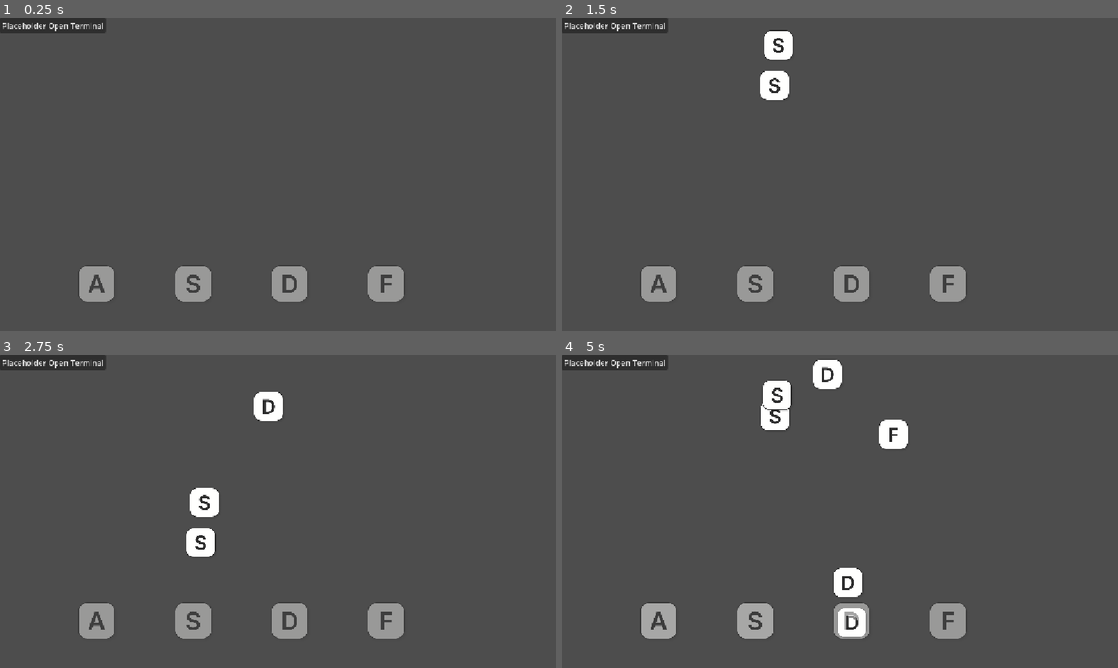
Above: before the commit, frames 1-4 (two rows, left to right).
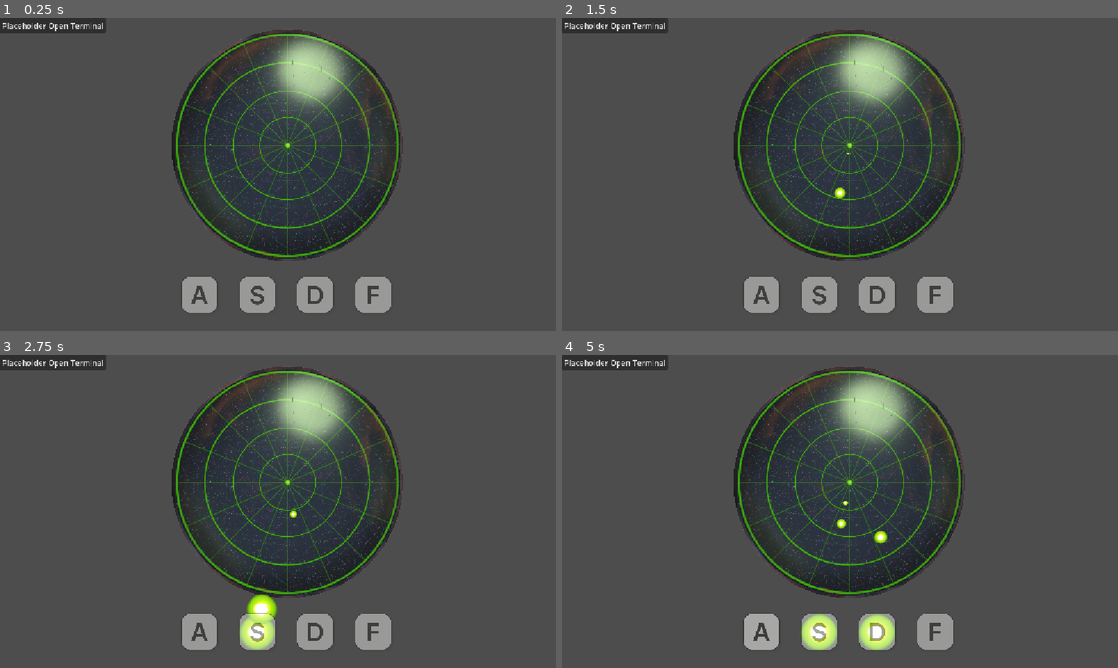
Above: after the commit, the same moments.

Repository: Game-Jam-Studio/Brackeys-Jam-2026.2
Game: Godot game, scene res://Levels/rhythmMinigame.tscn
Same seed, same stepped clock (60 frames per second), same inputs: the game is played once before the commit and once after it. This scene is started directly instead of the project's main scene.
Inputs (mouse positions are in pixels of both pictures, inside the frame that each line leads up to):
- Up to frame 1 (0.25 s): no input
- Up to frame 2 (1.5 s): click "Placeholder Open Terminal" at 0.5 s; tap Enter at 1.25 s; move the mouse to (962, 158) at 1.27 s; hold E (interact) from 1.28 s (still down); click (962, 158) at 1.42 s
- Up to frame 3 (2.75 s): release E (interact) at 2 s; drag from (166, 527) to (205, 470) at 2.02 s
- Up to frame 4 (5 s): move the mouse to (895, 442) at 2.77 s; hold E (interact) 2.78-3.5 s; drag from (812, 574) to (834, 439) at 3.52 s; move the mouse to (1006, 558) at 4.27 s; hold A from 4.28 s (still down); hold E (interact) from 4.28 s (still down)

The runs differ from the first frame. In frame 1, 24% of the frame differs, in the area x 14-73%, y 3-95%; in frame 2, 25%; in frame 3, 25%; in frame 4, 25%, in the area x 14-73%, y 1-95%.
Error in both runs: Attempt to call function 'pause' in base 'null instance' on a null instance. (res://Scripts/Common/terminal_ui_manager.gd:34)

Commit message:
imported rhythm game assets & updated minigame
I even though we've switched to a single texture, I just replaced the existing texture with that one rather than properly refactoring. I moved the note spawn points to the center point of the art, and scale the notes as they approach the destination

Diff:
--- a/brackeys-jam-2026.2/Levels/rhythmMinigame.tscn
+++ b/brackeys-jam-2026.2/Levels/rhythmMinigame.tscn
@@ -9,6 +9,7 @@
 [ext_resource type="Texture2D" uid="uid://boquoxdoxkkjd" path="res://Art/2D/Placeholder/D.png" id="7_h250t"]
 [ext_resource type="Script" uid="uid://cwh5x8inuut8g" path="res://JonathanJunk/open_terminal_button.gd" id="8_4wcyy"]
 [ext_resource type="Texture2D" uid="uid://cd8dj1lrnkyqh" path="res://Art/2D/Placeholder/F.png" id="8_6p81i"]
+[ext_resource type="Texture2D" uid="uid://bg8gg2m3u81aw" path="res://Art/2D/Rhythm/base_sane.png" id="10_h250t"]
 
 [node name="Control" type="Control" unique_id=917470935]
 layout_mode = 3
@@ -34,41 +35,41 @@
 [node name="NoteSpawns" type="Node" parent="." unique_id=2071971942]
 
 [node name="spawn4" type="Node2D" parent="NoteSpawns" unique_id=1676008687]
-position = Vector2(650, 40)
+position = Vector2(596, 264)
 
 [node name="spawn3" type="Node2D" parent="NoteSpawns" unique_id=2063829193]
-position = Vector2(550, 40)
+position = Vector2(596, 264)
 
 [node name="spawn2" type="Node2D" parent="NoteSpawns" unique_id=937573812]
-position = Vector2(450, 40)
+position = Vector2(596, 264)
 
 [node name="spawn" type="Node2D" parent="NoteSpawns" unique_id=1890805705]
-position = Vector2(350, 40)
+position = Vector2(596, 264)
 
 [node name="NoteDestinations" type="Node" parent="." unique_id=418239248]
 
 [node name="destination" parent="NoteDestinations" unique_id=1104253604 node_paths=PackedStringArray("noteManager") instance=ExtResource("3_irvol")]
-position = Vector2(200, 550)
+position = Vector2(413, 573)
 noteTexture = ExtResource("5_irvol")
 normalColor = Color(1, 1, 1, 0.5058824)
 noteManager = NodePath("../../NoteManager")
 
 [node name="destination2" parent="NoteDestinations" unique_id=611207214 node_paths=PackedStringArray("noteManager") instance=ExtResource("3_irvol")]
-position = Vector2(400, 550)
+position = Vector2(533, 573)
 key = 83
 noteTexture = ExtResource("6_irvol")
 normalColor = Color(1, 1, 1, 0.5058824)
 noteManager = NodePath("../../NoteManager")
 
 [node name="destination3" parent="NoteDestinations" unique_id=2023369719 node_paths=PackedStringArray("noteManager") instance=ExtResource("3_irvol")]
-position = Vector2(600, 550)
+position = Vector2(653, 573)
 key = 68
 noteTexture = ExtResource("7_h250t")
 normalColor = Color(1, 1, 1, 0.5058824)
 noteManager = NodePath("../../NoteManager")
 
 [node name="destination4" parent="NoteDestinations" unique_id=171437335 node_paths=PackedStringArray("noteManager") instance=ExtResource("3_irvol")]
-position = Vector2(800, 550)
+position = Vector2(773, 573)
 key = 70
 noteTexture = ExtResource("8_6p81i")
 normalColor = Color(1, 1, 1, 0.5058824)
@@ -91,4 +92,9 @@
 text = "Placeholder Open Terminal"
 script = ExtResource("8_4wcyy")
 
+[node name="CircleSane" type="Sprite2D" parent="." unique_id=1390548275]
+position = Vector2(596, 264)
+scale = Vector2(0.3, 0.3)
+texture = ExtResource("10_h250t")
+
 [connection signal="pressed" from="Example/Button" to="Example/Button" method="_on_pressed"]
--- a/brackeys-jam-2026.2/Prefabs/Actors/notePrefab.tscn
+++ b/brackeys-jam-2026.2/Prefabs/Actors/notePrefab.tscn
@@ -1,17 +1,15 @@
 [gd_scene format=3 uid="uid://kgm86s8gbmrx"]
 
 [ext_resource type="Script" uid="uid://dxv86c0pnj0fb" path="res://Scripts/Rhythm/note.gd" id="1_rd4ew"]
-[ext_resource type="Texture2D" uid="uid://bmcu7rw8276xn" path="res://Art/2D/Placeholder/S.png" id="3_rd4ew"]
-[ext_resource type="Texture2D" uid="uid://boquoxdoxkkjd" path="res://Art/2D/Placeholder/D.png" id="4_4dpm3"]
-[ext_resource type="Texture2D" uid="uid://cd8dj1lrnkyqh" path="res://Art/2D/Placeholder/F.png" id="5_owrj4"]
+[ext_resource type="Texture2D" uid="uid://ldafxp1nvghn" path="res://Art/2D/Rhythm/note_sane.png" id="2_sx81s"]
 [ext_resource type="Texture2D" uid="uid://bes1nmdmcooi4" path="res://Art/2D/Placeholder/A.png" id="6_4dpm3"]
 
 [sub_resource type="RectangleShape2D" id="RectangleShape2D_03pib"]
 
 [node name="Note" type="Node2D" unique_id=1536908028]
-scale = Vector2(0.8, 0.8)
+scale = Vector2(0.6, 0.6)
 script = ExtResource("1_rd4ew")
-noteTextures = Array[Texture2D]([ExtResource("6_4dpm3"), ExtResource("3_rd4ew"), ExtResource("4_4dpm3"), ExtResource("5_owrj4")])
+noteTextures = Array[Texture2D]([ExtResource("2_sx81s"), ExtResource("2_sx81s"), ExtResource("2_sx81s"), ExtResource("2_sx81s")])
 speed = 200.0
 
 [node name="Sprite2D" type="Sprite2D" parent="." unique_id=751132802]
--- a/brackeys-jam-2026.2/Scripts/Rhythm/note.gd
+++ b/brackeys-jam-2026.2/Scripts/Rhythm/note.gd
@@ -3,8 +3,13 @@
 @export var noteTextures: Array[Texture2D]
 @export var speed: float
 @export var destination: Vector2
+@export var initial_scale: Vector2 = Vector2(0.1, 0.1) # Starting size when spawned
+@export var target_scale: Vector2 = Vector2(1.0, 1.0) # Full size at destination
 
 var direction: Vector2
+var start_position: Vector2
+var total_distance: float = 0.0
+
 
 func initialize(note: int) -> void:
 	$Sprite2D.texture = noteTextures[note]
@@ -12,9 +17,15 @@
 
 # Called when the node enters the scene tree for the first time.
 func _ready() -> void:
+	start_position = position
+	total_distance = start_position.distance_to(destination)
 	direction = global_position.direction_to(destination)
-	pass # Replace with function body.
+
 
 # Called every frame. 'delta' is the elapsed time since the previous frame.
 func _process(delta: float) -> void:
-	global_position += direction * speed * delta
+	if destination != null:
+		position = position.move_toward(destination, speed * delta)
+		if total_distance > 0.0:
+			var progress: float = clampf(1.0 - (position.distance_to(destination) / total_distance), 0.0, 1.0)
+			scale = Vector2.ONE * progress
Binary file added: brackeys-jam-2026.2/Art/2D/Rhythm/base_corrupted.png
Not shown, added: brackeys-jam-2026.2/Art/2D/Rhythm/base_corrupted.png.import
Binary file added: brackeys-jam-2026.2/Art/2D/Rhythm/base_sane.png
Not shown, added: brackeys-jam-2026.2/Art/2D/Rhythm/base_sane.png.import
Binary file added: brackeys-jam-2026.2/Art/2D/Rhythm/note_corrupted.png
Not shown, added: brackeys-jam-2026.2/Art/2D/Rhythm/note_corrupted.png.import
Binary file added: brackeys-jam-2026.2/Art/2D/Rhythm/note_sane.png
Not shown, added: brackeys-jam-2026.2/Art/2D/Rhythm/note_sane.png.import
